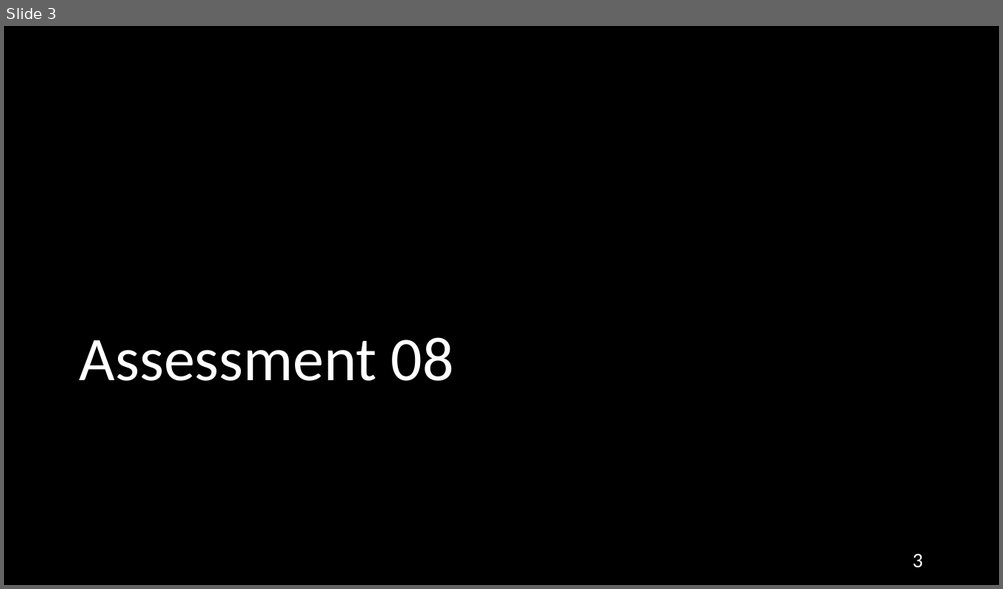
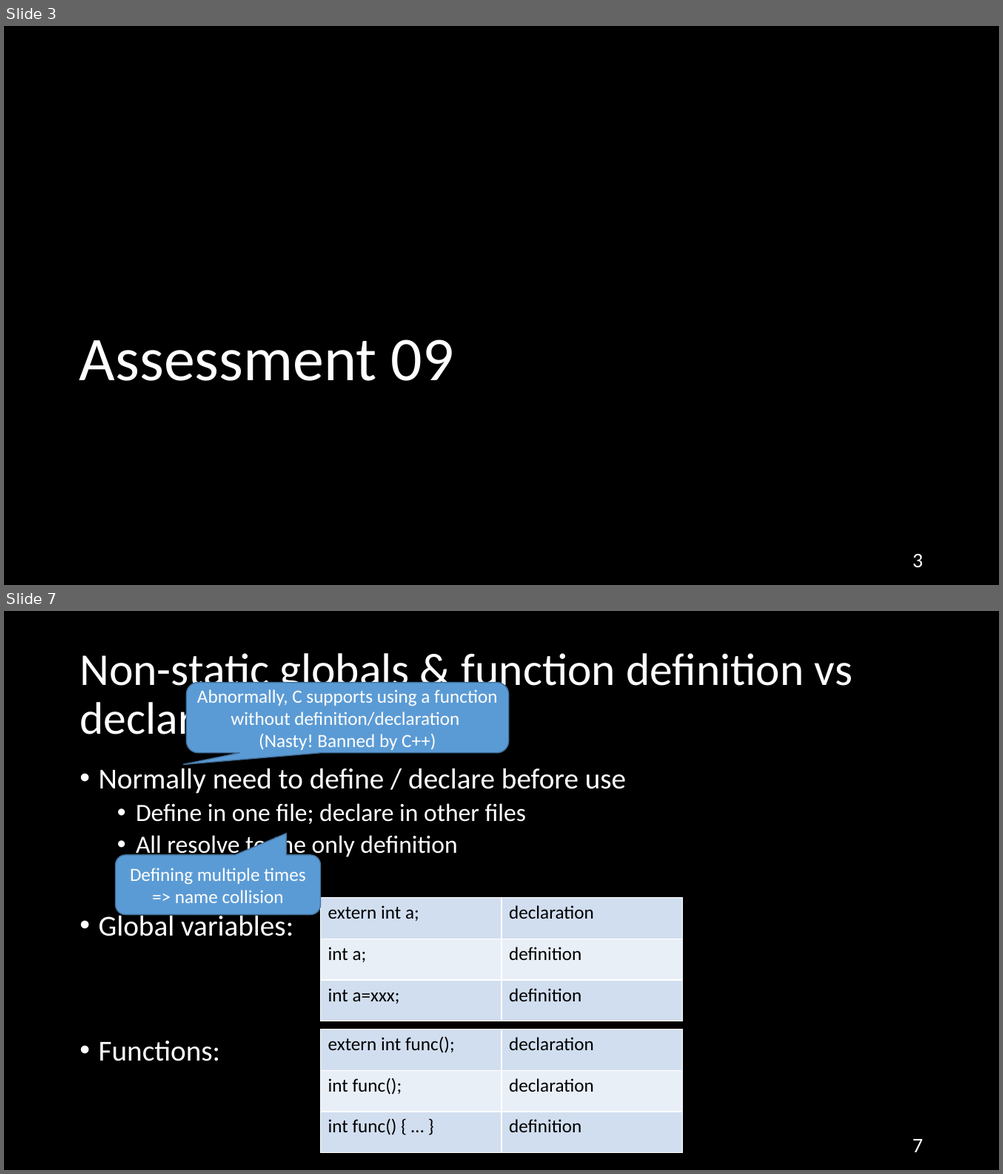
Before and after one commit to NYU-CSO/nyu-cso.github.io, a slide deck: rec-notes/r10.pptx. Shown one above the other, each under a label of ours: slide 3 before the commit, slides 3 and 7 after it; the slides between them are not shown. The pictures are 1003x589 and 1003x1174 pixels, drawn with LibreOffice and Linux fonts; fonts in the diff are those of the drawing. Boxes give left, top, right and bottom in pixels: in the first picture for what was removed or moved away, otherwise in the second. Text is boxed around its words. In the diff, an @@ line names an element or a change of style, - is before the commit and + after.

```diff
--- a/rec-notes/r10.pptx
+++ b/rec-notes/r10.pptx
@@ slide 7 added at bbox=[4, 611, 999, 1170], background #000000 @@
@@ title added at bbox=[79, 653, 853, 745], 44 pt, text #FFFFFF @@
+Non-static globals & function definition vs declaration
@@ rounded speech box added at bbox=[186, 683, 509, 753], fill #5B9BD5, outline #43739E 1 pt, 18 pt, text #FFFFFF @@
+Abnormally, C supports using a function without definition/declaration
+(Nasty! Banned by C++)
@@ text added at bbox=[99, 764, 626, 1062], 24 pt, text #FFFFFF @@
+• Normally need to define / declare before use
+  • Define in one file; declare in other files
+  • All resolve to the only definition
+• Global variables:
+• Functions:
@@ rounded speech box added at bbox=[115, 855, 320, 914], fill #5B9BD5, outline #43739E 1 pt, 18 pt, text #FFFFFF @@
+Defining multiple times => name collision
@@ table added at bbox=[320, 898, 681, 1022], 3 rows, 2 columns @@
+extern int a; | declaration
+int a; | definition
+int a=xxx; | definition
@@ table added at bbox=[320, 1030, 681, 1153], 3 rows, 2 columns @@
+extern int func(); | declaration
+int func(); | declaration
+int func() { … } | definition
@@ page number added at bbox=[912, 1139, 922, 1153], 20 pt, text #FFFFFF @@
+7
@@ slide 3 changed as well @@
@@ title at bbox=[79, 340, 454, 381]: text changed @@
-Assessment 08
+Assessment 09
```
Also in this commit, not shown: 2 other slides changed, 46 other slides added, 24 slides removed, 1 other file.
